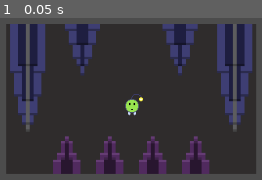
Above: before the commit, frame 1.
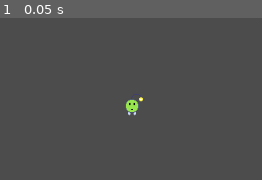
Above: after the commit, the same moment.

Repository: zcarter95/LightJump
Game: Godot game, scene res://Scenes/Main.tscn
Same seed, same stepped clock (60 frames per second), same inputs: the game is played once before the commit and once after it.
Inputs:
- Up to frame 1 (0.05 s): no input

The runs differ from the first frame. In frame 1, 86% of the frame differs, in the area x 2-98%, y 3-97%.

Commit message:
Player scripting
-base script complete
    -run
    -jump
    -fall
    -interactable object

Diff:
--- /dev/null
+++ b/Node2D.gd
@@ -0,0 +1,33 @@
+extends KinematicBody2D
+
+const SPEED = 60
+const GRAVITY = 10
+const JUMP_POWER = -300
+const FLOOR = Vector2(0, -1)
+
+
+var velocity = Vector2()
+
+var on_ground = false
+
+func _physics_process(delta):
+	if Input.is_action_pressed("ui_right"):
+		velocity.x = SPEED
+	elif Input.is_action_pressed("ui_left"):
+		velocity.x = -SPEED
+	else:
+		velocity.x = 0
+
+	if Input.is_action_pressed("ui_up"):
+		if on_ground == true:
+			velocity.y = JUMP_POWER
+			on_ground = false
+
+	velocity.y += GRAVITY
+
+	if is_on_floor():
+		on_ground = true
+	else:
+		on_ground = false
+
+	velocity = move_and_slide(velocity, FLOOR)
--- /dev/null
+++ b/Player.tscn
@@ -0,0 +1,17 @@
+[gd_scene load_steps=4 format=2]
+
+[ext_resource path="res://Sprites/Jump Ball.png" type="Texture" id=1]
+[ext_resource path="res://Node2D.gd" type="Script" id=2]
+
+[sub_resource type="CapsuleShape2D" id=1]
+radius = 8.84974
+height = 11.0487
+
+[node name="Player" type="KinematicBody2D"]
+script = ExtResource( 2 )
+
+[node name="Sprite" type="Sprite" parent="."]
+texture = ExtResource( 1 )
+
+[node name="CollisionShape2D" type="CollisionShape2D" parent="."]
+shape = SubResource( 1 )
--- a/Scenes/Main.tscn
+++ b/Scenes/Main.tscn
@@ -1,7 +1,6 @@
-[gd_scene load_steps=5 format=2]
+[gd_scene load_steps=4 format=2]
 
 [ext_resource path="res://Sprites/Jump Ball.png" type="Texture" id=1]
-[ext_resource path="res://Tilesets/Cave Background.png" type="Texture" id=2]
 [ext_resource path="res://Tilesets/Ground Tileset.png" type="Texture" id=3]
 
 [sub_resource type="TileSet" id=1]
@@ -29,17 +28,13 @@
 0/shapes = [  ]
 0/z_index = 0
 
-[node name="Main" type="Node2D"]
-
-[node name="Cave Background" type="Sprite" parent="."]
-position = Vector2( 647.728, 273.051 )
-scale = Vector2( 5, 3 )
-texture = ExtResource( 2 )
+[node name="StageOne" type="Node2D"]
 
 [node name="Jump Ball" type="Sprite" parent="."]
 position = Vector2( 649.011, 281.059 )
 texture = ExtResource( 1 )
 
 [node name="TileMap" type="TileMap" parent="."]
+visible = false
 tile_set = SubResource( 1 )
 format = 1
--- a/project.godot
+++ b/project.godot
@@ -19,6 +19,33 @@
 run/main_scene="res://Scenes/Main.tscn"
 config/icon="res://icon.png"
 
+[input]
+
+ui_left={
+"deadzone": 0.5,
+"events": [ Object(InputEventKey,"resource_local_to_scene":false,"resource_name":"","device":0,"alt":false,"shift":false,"control":false,"meta":false,"command":false,"pressed":false,"scancode":65,"unicode":0,"echo":false,"script":null)
+, Object(InputEventJoypadButton,"resource_local_to_scene":false,"resource_name":"","device":0,"button_index":14,"pressure":0.0,"pressed":false,"script":null)
+ ]
+}
+ui_right={
+"deadzone": 0.5,
+"events": [ Object(InputEventKey,"resource_local_to_scene":false,"resource_name":"","device":0,"alt":false,"shift":false,"control":false,"meta":false,"command":false,"pressed":false,"scancode":68,"unicode":0,"echo":false,"script":null)
+, Object(InputEventJoypadButton,"resource_local_to_scene":false,"resource_name":"","device":0,"button_index":15,"pressure":0.0,"pressed":false,"script":null)
+ ]
+}
+ui_up={
+"deadzone": 0.5,
+"events": [ Object(InputEventKey,"resource_local_to_scene":false,"resource_name":"","device":0,"alt":false,"shift":false,"control":false,"meta":false,"command":false,"pressed":false,"scancode":87,"unicode":0,"echo":false,"script":null)
+, Object(InputEventJoypadButton,"resource_local_to_scene":false,"resource_name":"","device":0,"button_index":12,"pressure":0.0,"pressed":false,"script":null)
+ ]
+}
+ui_down={
+"deadzone": 0.5,
+"events": [ Object(InputEventKey,"resource_local_to_scene":false,"resource_name":"","device":0,"alt":false,"shift":false,"control":false,"meta":false,"command":false,"pressed":false,"scancode":83,"unicode":0,"echo":false,"script":null)
+, Object(InputEventJoypadButton,"resource_local_to_scene":false,"resource_name":"","device":0,"button_index":13,"pressure":0.0,"pressed":false,"script":null)
+ ]
+}
+
 [rendering]
 
 environment/default_environment="res://default_env.tres"
